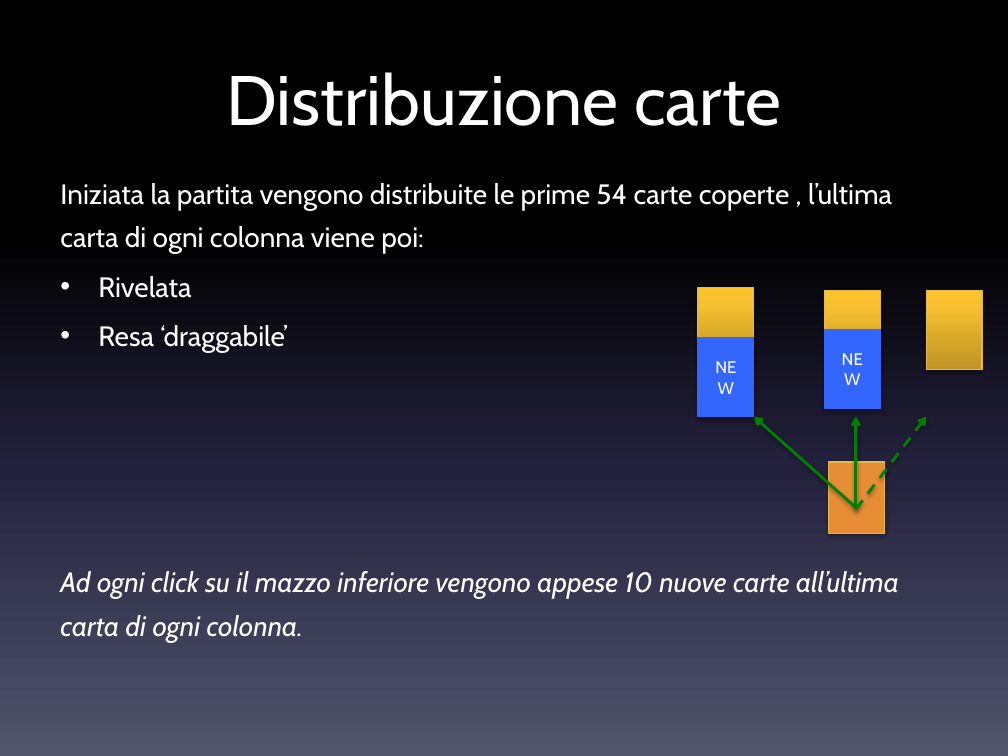
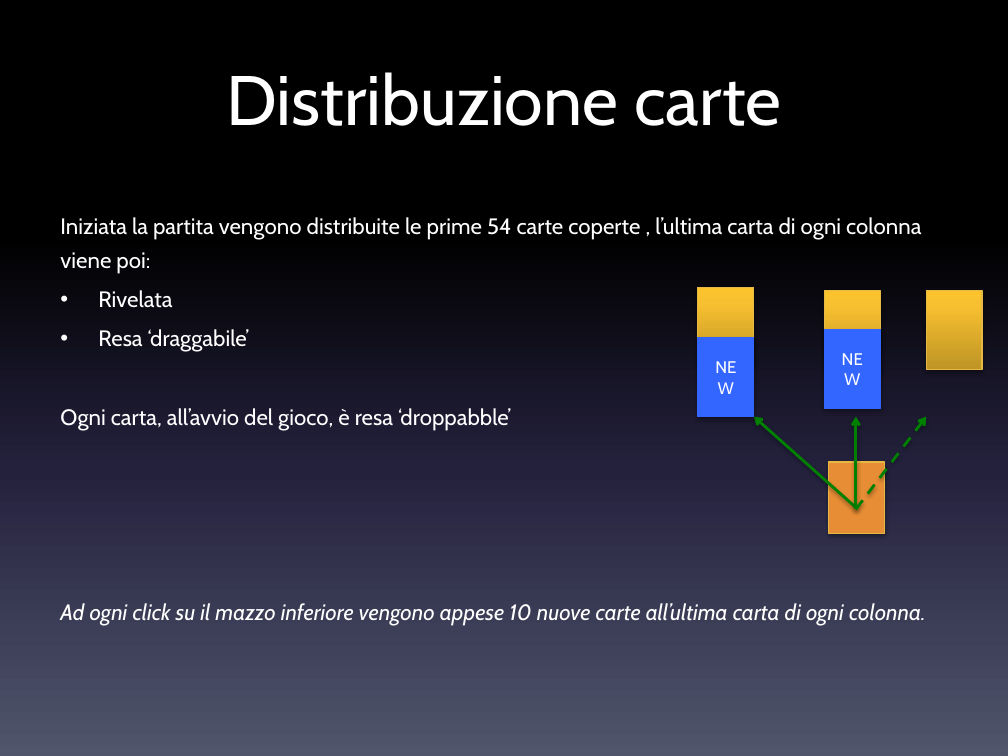
Before and after one commit to danielegenta/ProjectTPSI_Spider, a slide deck: slide 8 of Presentazione_Spider.pptx. Drawn at 1008x756 pixels with LibreOffice and Linux fonts; fonts in the diff are those of the drawing. Boxes give left, top, right and bottom in pixels: in the first picture for what was removed or moved away, otherwise in the second. Text is boxed around its words. In the diff, an @@ line names an element or a change of style, - is before the commit and + after.

```diff
--- a/Presentazione_Spider.pptx
+++ b/Presentazione_Spider.pptx
@@ text at (60, 217, 926, 626): size 20 to 15.9 pt in "Iniziata la partita vengono distribuite le prime ...", "Rivelata", "Resa ‘draggabile’", "Ad ogni click su il mazzo inferiore ..." @@
@@ text at (60, 408, 511, 431): paragraph added @@
+Ogni carta, all’avvio del gioco, è resa ‘droppabble’
```
Also in this commit, not shown: 6 other slides changed, 4 slides added, 1 slide removed, 1 other file.
